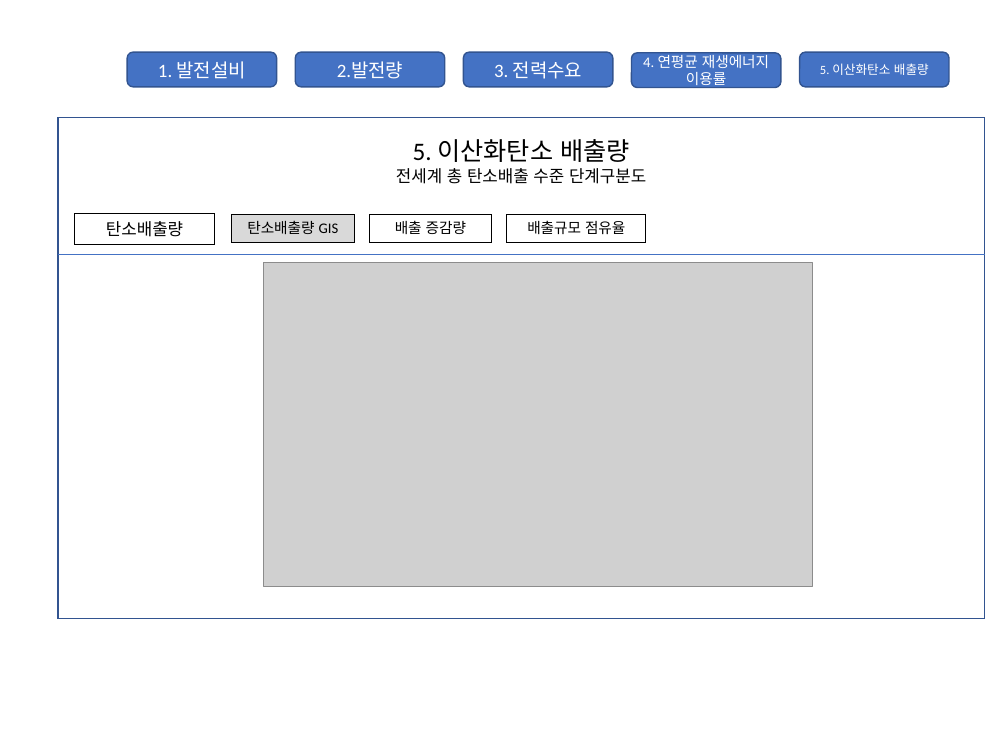
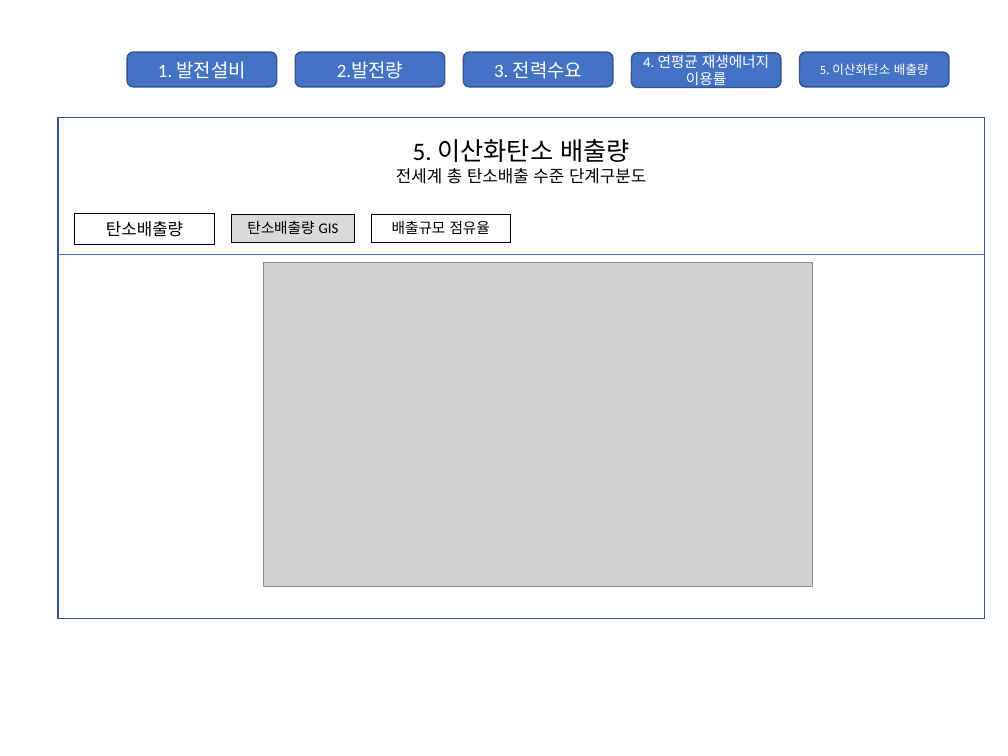
Before and after one commit to ghkim-kei/electricity-model-viz, a slide deck: slide 9 of 사용자 인터페이스 스케치.pptx. Drawn at 1008x756 pixels with LibreOffice and Linux fonts; fonts in the diff are those of the drawing; grey boxes stand for pictures. Boxes give left, top, right and bottom in pixels: in the first picture for what was removed or moved away, otherwise in the second. Text is boxed around its words. In the diff, an @@ line names an element or a change of style, - is before the commit and + after.

```diff
--- a/사용자 인터페이스 스케치.pptx
+++ b/사용자 인터페이스 스케치.pptx
@@ rectangle removed at (x1=369, y1=215, x2=492, y2=243) @@
-배출 증감량
@@ rectangle "배출규모 점유율" moved from (x1=507, y1=215, x2=646, y2=243) to (x1=371, y1=215, x2=510, y2=243) @@
```
Also in this commit, not shown: 4 other slides changed, 1 slide removed, 11 other files.
